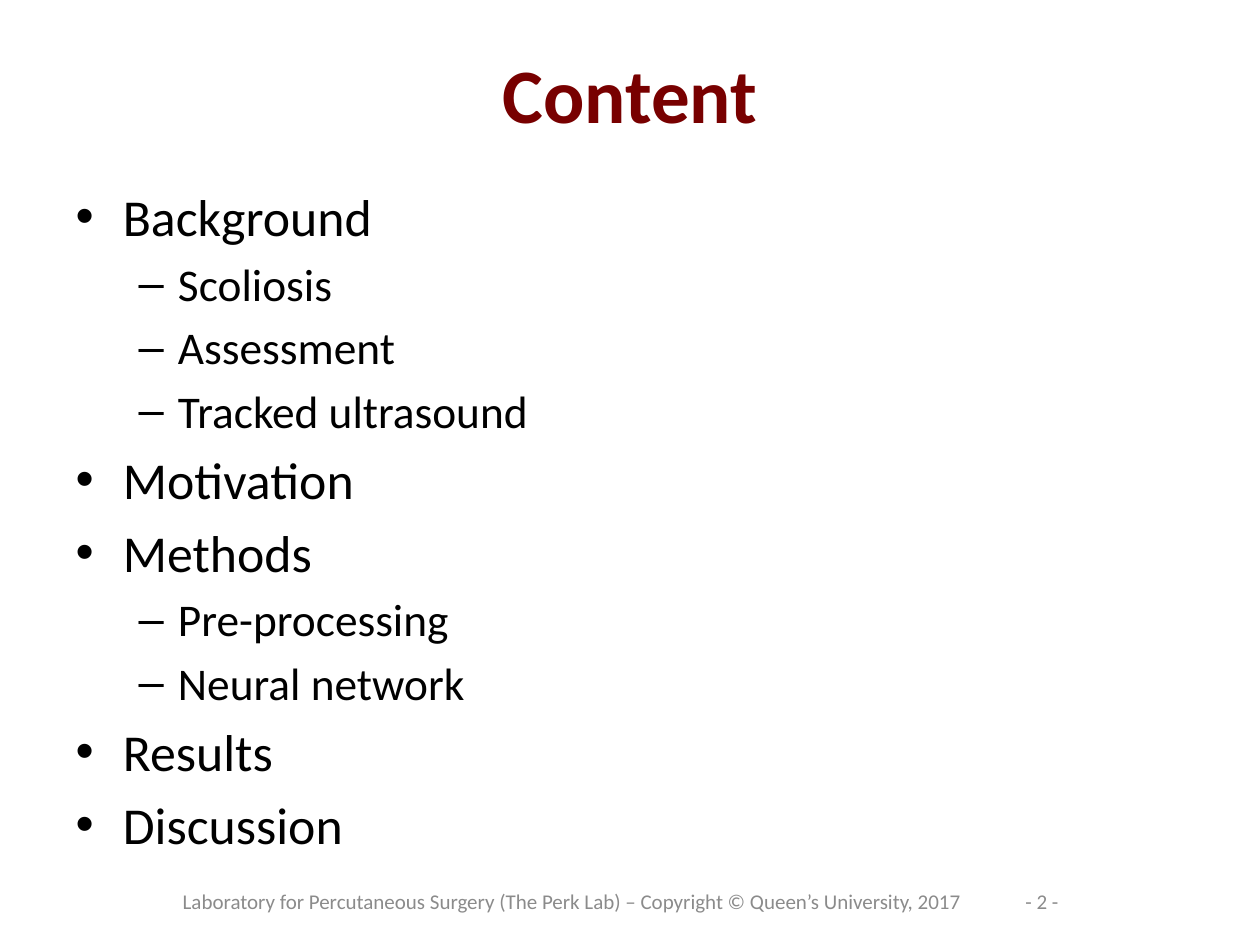
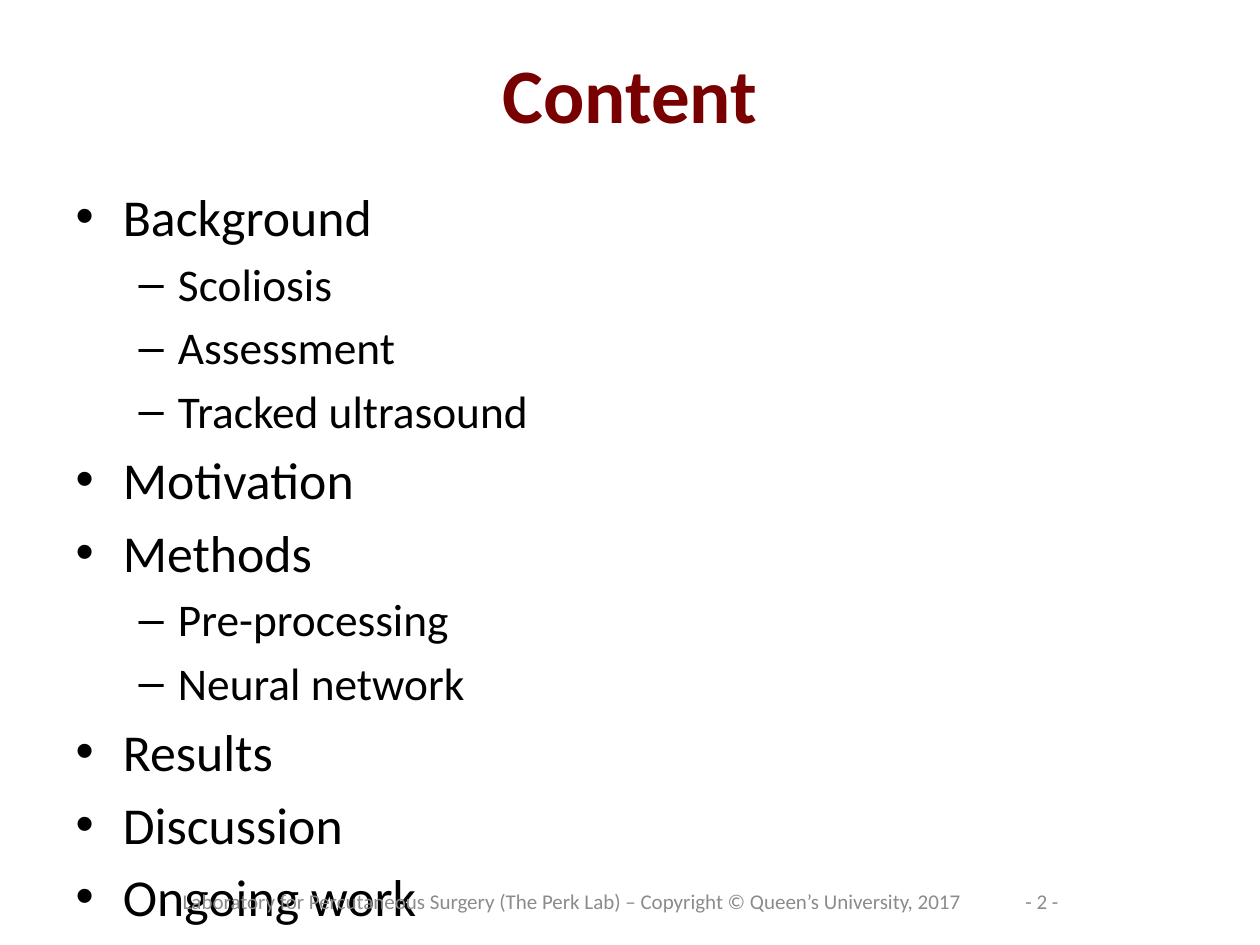
Before and after one commit to BenChurch/Winter2017, a slide deck: slide 2 of ScoliosisLearning/13_01Presentation.pptx. Drawn at 1260x945 pixels with LibreOffice and Linux fonts; fonts in the diff are those of the drawing; background and template pictures are left out. Boxes give left, top, right and bottom in pixels: in the first picture for what was removed or moved away, otherwise in the second. Text is boxed around its words. In the diff, an @@ line names an element or a change of style, - is before the commit and + after.

Commit message:
Updated 01_13 presentation

```diff
--- a/ScoliosisLearning/13_01Presentation.pptx
+++ b/ScoliosisLearning/13_01Presentation.pptx
@@ text at (x1=123, y1=880, x2=416, y2=925): paragraph added @@
+• Ongoing work
```
